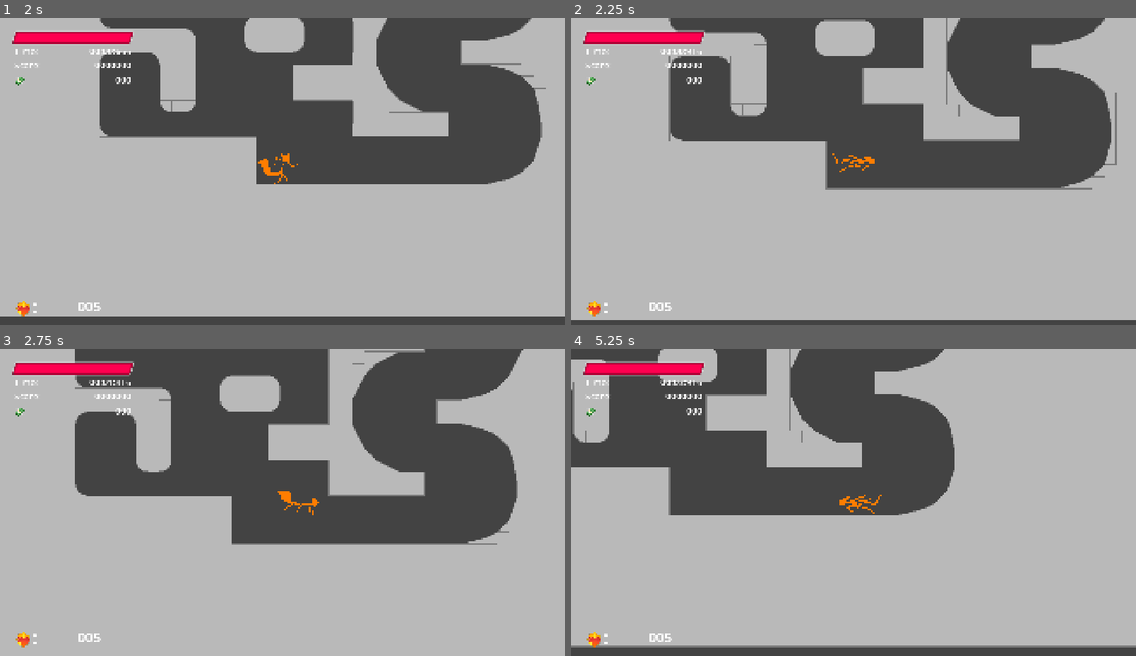
Above: before the commit, frames 1-4 (two rows, left to right).
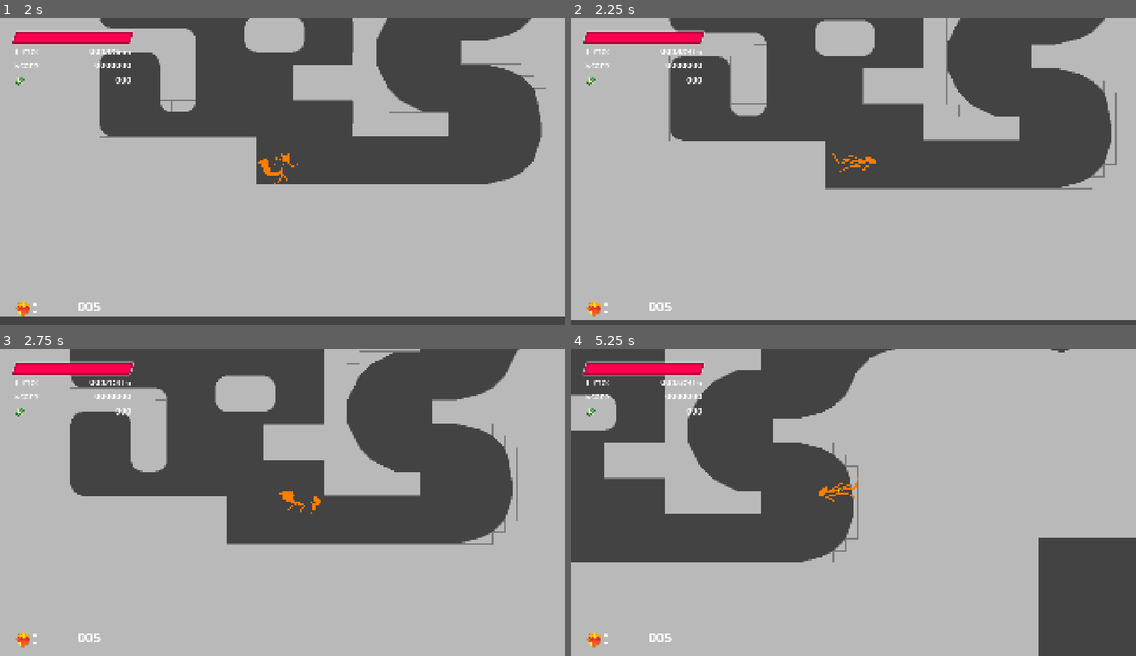
Above: after the commit, the same moments.

Repository: RandienX/platformerorsth
Game: Godot game, scene res://scenes/menu/start_menu.tscn
Two runs of this game, one before a commit and one after it. Both use one fixed random seed, a clock stepped at 60 frames per second and the inputs below. The engine's default icon, where the game draws it, is replaced by a stand-in: a white triangle on a blue panel in a dark square.
Inputs (mouse positions are in pixels of both pictures, inside the frame that each line leads up to):
- Up to frame 1 (2 s): tap Enter at 0.5 s; move the mouse to (406, 156) at 0.52 s; hold D (right) 0.53-1.25 s; hold Space (jump) 0.53-1.25 s; click (406, 156) at 0.6 s; click (355, 226) at 1.25 s
- Up to frame 2 (2.25 s): move the mouse to (740, 186) at 2.02 s; hold D (right) from 2.03 s (still down); tap Space (jump) at 2.1 s
- Up to frame 3 (2.75 s): keep holding D (right); tap Space (jump) at 2.27, 2.57 s; click (169, 517) at 2.3 s
- Up to frame 4 (5.25 s): move the mouse to (910, 434) at 2.77 s; release D (right) at 2.78 s; hold A (left) 2.78-3.53 s; hold Space (jump) 2.78-3.53 s; click (910, 434) at 2.85 s; move the mouse to (825, 563) at 3.52 s; hold D (right) 3.53-5.03 s; click (825, 563) at 3.6 s; tap Space (jump) at 3.77, 4.07 s; move the mouse to (1023, 548) at 4.27 s; hold Space (jump) 4.28-5.03 s; move the mouse to (684, 456) at 5.02 s; hold A (left) from 5.03 s (still down); click (684, 456) at 5.1 s

Frame 1 is identical in both runs. In frame 2, 0.2% of the frame differs, in the area x 17-96%, y 1-56%; in frame 3, 2.9%; in frame 4, 36%, in the area x 0-100%, y 0-100%.

Commit message:
Test 0.1.01
Fixed attacking.
Fixed spike hurtbox scaling.
Slide needs to be held down.
Changed some friction and acceleration physics.

Diff:
--- a/objects/player/player_physics.gd
+++ b/objects/player/player_physics.gd
@@ -13,19 +13,19 @@
 # --- Ground physics ---------------------------------------------------------
 @export_category("Physics")
 @export_group("Ground")
-@export var acceleration_speed := 0.15
+@export var acceleration_speed := 0.2
 @export var deceleration_speed := 0.6
-@export var friction_speed := 0.25
-@export var top_speed := 18.0
-@export var max_ground_speed := 25.0
-@export var slope_factor := 0.15
-@export var roll_friction := 0.125
-@export var roll_deceleration := 0.1
-@export var roll_slope_up := 0.1
-@export var roll_slope_down := 0.35
+@export var friction_speed := 0.2
+@export var top_speed := 20.0
+@export var max_ground_speed := 20.0
+@export var slope_factor := 0.2
+@export var roll_friction := 0.15
+@export var roll_deceleration := 0.06
+@export var roll_slope_up := -0.02
+@export var roll_slope_down := 0.3
 @export var slide_min_speed := 2.0
-@export var fall_threshold := 5.5        ## below this speed steep slopes make you slip/fall
-@export var slip_min_angle := 35.0       ## degrees
+@export var fall_threshold := 4.5        ## below this speed steep slopes make you slip/fall at slip_min_angle (2x at 180 degrees)
+@export var slip_min_angle := 45.0       ## degrees
 @export var control_lock_frames := 30
 @export var hitbox_lock_frames := 90
 @export var attack_lock_frames := 45
@@ -35,37 +35,38 @@
 
 @export_group("Walls Drag")
 @export var steep_drag_start_angle := 45.0       ## degrees; drag begins past this angle
-@export var steep_uphill_drag_min := 0.02        ## speed lost per frame at start angle
+@export var steep_uphill_drag_min := 0.05        ## speed lost per frame at start angle
 @export var steep_uphill_drag_max := 0.15         ## speed lost per frame at 90 degrees
-@export var steep_friction := 0.005              ## mild friction on steep surfaces
+@export var steep_friction := 0.05              ## mild friction on steep surfaces
 # --- Air physics ------------------------------------------------------------
 @export_group("Air")
-@export var air_acceleration := 0.1
+@export var air_acceleration := 0.15
 @export var gravity := 0.4
 @export var jump_force := 16.0
 @export var jump_release_speed := 8.0
-@export var max_fall_speed := 30.0
+@export var max_fall_speed := 45.0
 
 # --- Slide/Attack --------------------------------------------------------------
 @export_group("Boosts")
-@export var crouch_boost_base_speed := 20.0
+@export var crouch_boost_base_speed := 18.0
 @export var crouch_boost_increment := 25.0    ## percent added to crouch boost speedup from value from crouch_boost_speed to max_charge per charge
-@export var crouch_boost_max_charge := 45.0
-@export var attack_boost := 6.0
-@export var mini_attack_boost := 0.5
+@export var crouch_boost_max_charge := 50.0
+@export var attack_boost := 0.6              ## percent of max_ground_speed - gsp added to gsp
+@export var min_atk_boost := 4.0            ## minimal atk boost in gsp
+@export var mini_attack_boost := 0.05         ## percent of max_ground_speed added to gsp over the limit
 @export var max_dive_boost := 5.0
-@export var stomp_fall_speed := 45.0
+@export var stomp_fall_speed := 60.0
 
 # --- Collision --------------------------------------------------------------
-@export_group("BallCollision")
+@export_group("Collision")
 @export var stand_height_radius := 64.0
 @export var ball_height_radius := 32.0
 @export var width_radius := 16.0
 @export var push_radius := 20.0
 @export var step_size := 8.0                   ## max pixels moved per sub-step (anti-tunnelling)
-@export var max_sensor_angle_diff := 30.0      ## deg: max gap between line angle and the closest surface normal
-@export var max_angle_change := 55.0           ## deg: larger jumps count as "no floor"
-@export var wall_climb_angle := 55.0           ## surfaces up to this angle are run onto, not treated as walls
+@export var max_sensor_angle_diff := 35.0      ## deg: max gap between line angle and the closest surface normal
+@export var max_angle_change := 45.0           ## deg: larger jumps count as "no floor"
+@export var wall_climb_angle := 45.0           ## surfaces up to this angle are run onto, not treated as walls
 
 @export_group("Moving Platforms")
 @export var platform_momentum_keep := 1.0      ## fraction of the platform's motion you keep when you jump / run off it (1.0 = fully physical)
@@ -77,7 +78,7 @@
 @export var squish_grace_frames := 6           ## frames you must stay pinched before dying (filters one-frame blips)
 @export var squish_from_static := false        ## false: only moving platforms / nodes in group "crusher" can squish you. true: ANY pinch kills (also kills you if you get stuck in the level)
 @export var squish_escape_distance := 48.0     ## px: if a free spot exists this close you are shoved there instead of crushed (edge clipping)
-@export var squish_escape_step := 2.0          ## px between escape tests (smaller = more precise, more queries)
+@export var squish_escape_step := 3.0          ## px between escape tests (smaller = more precise, more queries)
 
 @export_group("One-Way Platforms")
 @export var one_way_enabled := true
@@ -303,20 +304,24 @@
 		sliding = false
 
 		var boost_type = attack_boost if gsp < max_ground_speed else mini_attack_boost
+		var boost_amount = ((max_ground_speed - abs(gsp)) if boost_type == attack_boost else max_ground_speed) * boost_type
 		if sin_a != 0:
+			var bonus = max(boost_amount, min_atk_boost if boost_type == attack_boost else 0.0) * (direction + sin_a)
+			print(boost_amount, "    ", bonus)
 			if going_uphill:
-				gsp += (boost_type * dir * ((1 - sin_a) if sin_a > 0 else (1 + (-1 - sin_a)))) * 0.86
+				gsp += bonus * 1.5
 			else:
-				gsp += (boost_type * dir * ((1 + sin_a) if sin_a > 0 else (1 - (-1 - sin_a)))) * 1.1
+				gsp += bonus * 0.86
 		else:
-			gsp += boost_type * dir
+			gsp += max(boost_amount, min_atk_boost if boost_type == attack_boost else 0.0) * direction
 		attack_lock = attack_lock_frames
+
 	if not attacking and not sliding and not crouching and not crouch_boosting and INPUT_DOWN and (absf(gsp) >= slide_min_speed or steep_hold):
 		sliding = true
 
 	# Slope factor
 	if sliding:
-		gsp += ((roll_slope_up if going_uphill else roll_slope_down) * sin_a + 0.01) * 1.5
+		gsp += ((roll_slope_up if going_uphill else roll_slope_down) * sin_a + 0.01) * 1.2
 	elif crouching and angle_deg < slip_min_angle: #crouch jitter fix
 		gsp = 0.0
 	else:
@@ -325,8 +330,8 @@
 	var slipping := locked and angle_deg >= slip_min_angle
 
 	# Input, deceleration, friction
-	if not crouching and not crouch_boosting:
-		if not sliding and not attacking:
+	if not crouching and not crouch_boosting and not attacking:
+		if not sliding:
 			if dir != 0.0:
 				facing = int(dir)
 				if signf(gsp) == -dir:
@@ -348,7 +353,7 @@
 				if signf(gsp) != -dir:
 					gsp = 0.0
 			gsp -= minf(absf(gsp), roll_friction) * signf(gsp)
-			if absf(gsp) < 0.5 and not steep_hold:
+			if (absf(gsp) < 0.5 and not steep_hold) or not INPUT_DOWN:
 				sliding = false
 
 	if not sliding:
@@ -393,7 +398,7 @@
 		crouch_boost_charge = minf(crouch_boost_charge + (crouch_boost_max_charge - crouch_boost_charge) * crouch_boost_increment, crouch_boost_max_charge)
 	if not INPUT_DOWN:
 		crouch_boosting = false
-		sliding = true
+		#sliding = true
 		gsp = (crouch_boost_base_speed + floorf(crouch_boost_charge) / 2.0) * facing
 		crouch_boost_charge = 0.0
 		_refresh_hitbox()
@@ -1028,7 +1033,6 @@
 
 		HookPhase.IMPACT:
 			vel = Vector2.ZERO
-			print(hook_frames)
 			hook_frames -= 1
 			if hook_frames <= 0:
 				_hook_resolve_impact()
@@ -1136,7 +1140,7 @@
 		return 0.0
 
 	var span := maxf(90.0 - steep_drag_start_angle, 0.001)
-	return clampf((angle_deg - steep_drag_start_angle) / span, 0.0, 1.0)
+	return clampf((angle_deg - steep_drag_start_angle) / span, 0.0, 2.0)
 
 func _steep_uphill_drag_at_angle(angle_deg: float) -> float:
 	var t := _steep_blend(angle_deg)
@@ -1227,11 +1231,11 @@
 #region other
 func _update_camera(delta):
 	var velocity_ratio = 0.01
-	if abs(vel) > Vector2.ZERO and !static_camera:
-		velocity_ratio = (vel / max_ground_speed) if !grounded else (Vector2(gsp, gsp) / max_ground_speed)
+	if (abs(vel) > Vector2.ZERO or gsp > 0) and !static_camera:
+		velocity_ratio = (vel / max_ground_speed) if !grounded else (Vector2(gsp, velocity.y) / max_ground_speed)
 		camera.position_smoothing_enabled = true
 		if abs(velocity_ratio) > Vector2(0.5, 0.5):
-			camera.position = camera.position.lerp(velocity_ratio * camera_max_distance * camera.scale.x, 5.0 * delta)
+			camera.position = camera.position.lerp(velocity_ratio * camera_max_distance * camera.scale.x, 7.5 * delta)
 		else:
 			camera.position = camera.position.lerp(Vector2(0,0), 5.0 * delta)
 	elif static_camera:
--- a/objects/spikes/spike.gd
+++ b/objects/spikes/spike.gd
@@ -8,3 +8,8 @@
 	scale.x = 1 / parent_scale_x
 	size.x = base_width * parent_scale_x
 	position.x = -size.x / (parent_scale_x*2)
+	var term = 8.0
+	$"../Area2D/CollisionShape2D2".shape.size.x = 96.0
+	for i in range(int(parent_scale_x)):
+		$"../Area2D/CollisionShape2D2".shape.size.x += term
+		term *= 0.5
--- a/objects/spikes/spike.tscn
+++ b/objects/spikes/spike.tscn
@@ -7,7 +7,7 @@
 size = Vector2(128, 106)
 
 [sub_resource type="RectangleShape2D" id="RectangleShape2D_d8nf4"]
-size = Vector2(90, 4)
+size = Vector2(96, 4)
 
 [node name="StaticBody2D" type="StaticBody2D" unique_id=1096697783]
 collision_layer = 15
--- a/scenes/levels/test_area.tscn
+++ b/scenes/levels/test_area.tscn
@@ -18,6 +18,12 @@
 [ext_resource type="PackedScene" uid="uid://b8tfk0ovnop2t" path="res://objects/breakable_wall.tscn" id="12_74qto"]
 [ext_resource type="PackedScene" uid="uid://c70dgfiux6nem" path="res://objects/enemies/kamikaze_enemy.tscn" id="12_mfo43"]
 [ext_resource type="Script" uid="uid://b464wjlmgf5f3" path="res://curve_tile_placer.gd" id="18_u3xaa"]
+
+[sub_resource type="RectangleShape2D" id="RectangleShape2D_u3xaa"]
+size = Vector2(111.25, 4)
+
+[sub_resource type="RectangleShape2D" id="RectangleShape2D_mfo43"]
+size = Vector2(113.5, 4)
 
 [sub_resource type="Curve2D" id="Curve2D_3gtxf"]
 _data = {
@@ -1327,9 +1333,17 @@
 position = Vector2(13184, -256)
 scale = Vector2(8, 1)
 
+[node name="CollisionShape2D2" parent="spikes/Spike/Area2D" parent_id_path=PackedInt32Array(2114317107, 1243853672) index="0" unique_id=1435919660]
+position = Vector2(-3.625, -54)
+shape = SubResource("RectangleShape2D_u3xaa")
+
 [node name="Spike2" parent="spikes" unique_id=762205990 instance=ExtResource("4_1nhv1")]
 position = Vector2(14336, -256)
 scale = Vector2(8, 1)
+
+[node name="CollisionShape2D2" parent="spikes/Spike2/Area2D" parent_id_path=PackedInt32Array(762205990, 1243853672) index="0" unique_id=1435919660]
+position = Vector2(4.75, -54)
+shape = SubResource("RectangleShape2D_mfo43")
 
 [node name="Spike3" parent="spikes" unique_id=1427854489 instance=ExtResource("4_1nhv1")]
 position = Vector2(17344, -3968)
@@ -1496,7 +1510,7 @@
 scale = Vector2(1, 0.66)
 left_layer = 2
 optional_layer_removal = Array[int]([1])
-required_vel = Vector2(0, -5)
+required_vel = Vector2(0, -2)
 
 [node name="CollisionTrigger13" parent="Triggers/CollisionChanger" unique_id=1551742745 instance=ExtResource("8_mhixo")]
 position = Vector2(23653, -3347)
@@ -1621,3 +1635,6 @@
 fill_tile = Vector2i(11, 4)
 
 [connection signal="body_entered" from="Goal" to="." method="_on_goal_body_entered"]
+
+[editable path="spikes/Spike"]
+[editable path="spikes/Spike2"]
